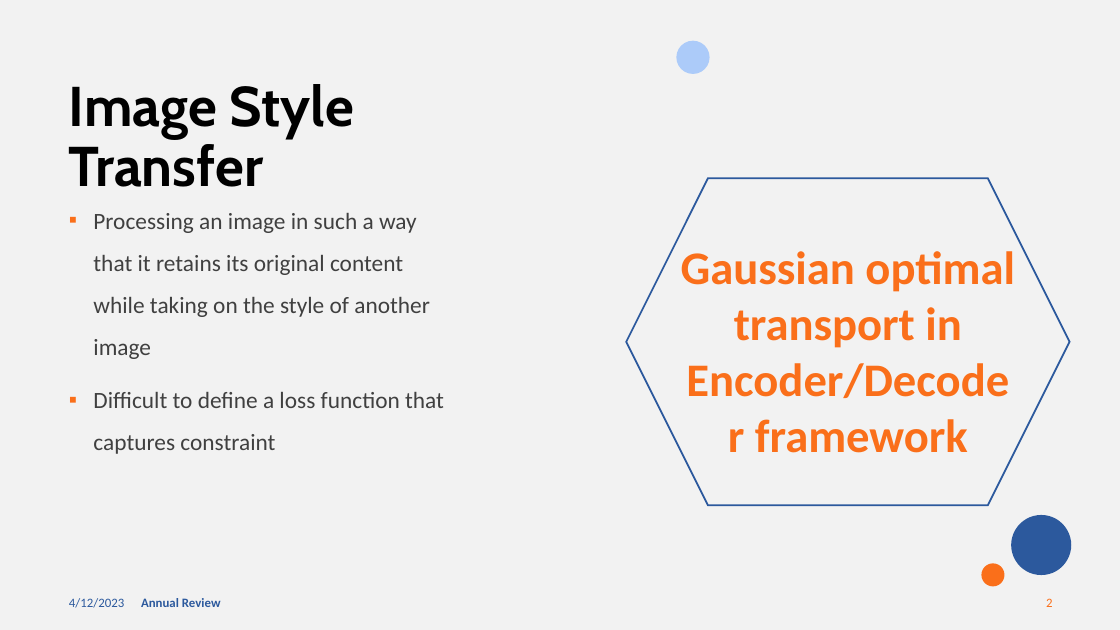
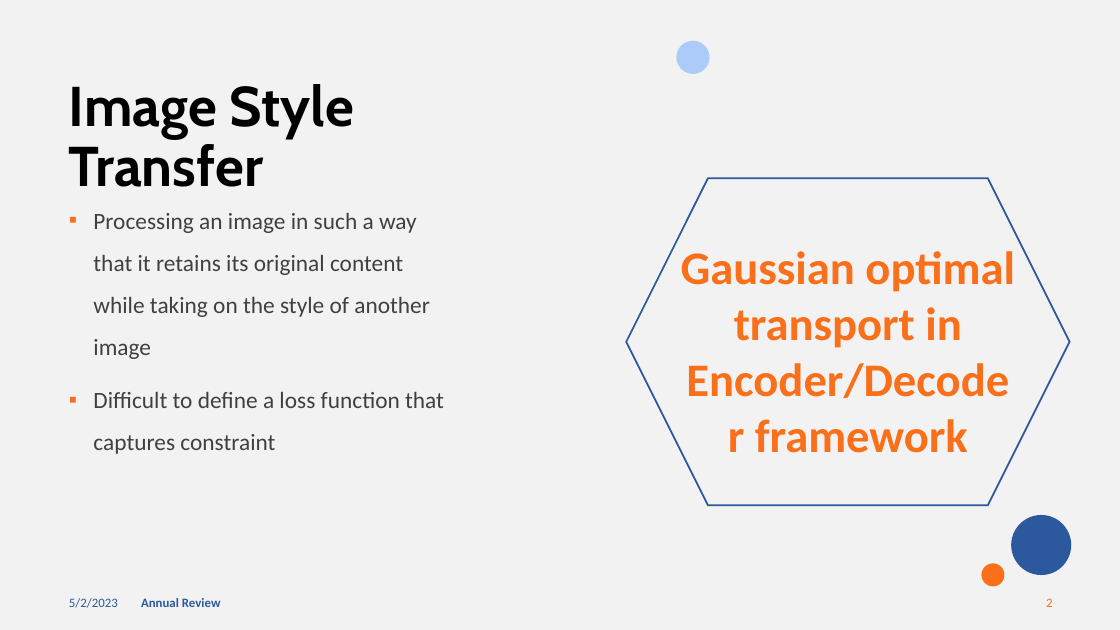
Before and after one commit to dominiquemcdonald14/McDonald_Thesis2023, a slide deck: slide 2 of mcdonald_materials/Wasserstein_Style­_Transfer_Presentation.pptx. Drawn at 1120x630 pixels with LibreOffice and Linux fonts; fonts in the diff are those of the drawing. Boxes give left, top, right and bottom in pixels: in the first picture for what was removed or moved away, otherwise in the second. Text is boxed around its words. In the diff, an @@ line names an element or a change of style, - is before the commit and + after.

```diff
--- a/mcdonald_materials/Wasserstein_Style­_Transfer_Presentation.pptx
+++ b/mcdonald_materials/Wasserstein_Style­_Transfer_Presentation.pptx
@@ text at (69, 598, 118, 608): text changed @@
-4/12/2023
+5/2/2023
```
Also in this commit, not shown: 2 other slides changed, 14 slides added, 26 other files.
